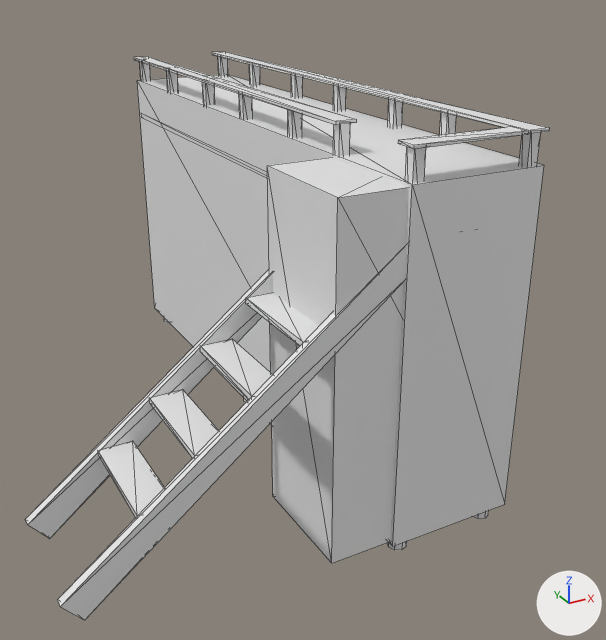
What one commit did to the glTF model models/world/Muelle1.glb.
The view is the same before and after, from a 50 mm lens placed at (-5.9, -11.11, 4.44), pointed at (-0.58, -1.45, -0.39). The axes (+X, +Y, +Z) are drawn at lower right. The lights are the same throughout. Mesh edges are drawn as thin lines. Where no turn or scale is listed for an object, it has been applied to the vertices. Vertices at the same position are counted once.

Before the edit, the objects in view are built like this:
```python
me_cube_018 = bpy.data.meshes.new('Cube.018')
me_cube_018.from_pydata(...)  # a box spanning x -0.89..0.89, y -4.31..4.31, z -2.27..2.27
me_cube_019 = bpy.data.meshes.new('Cube.019')
me_cube_019.from_pydata(...)  # a box spanning x -1.0..1.0, y -1.0..1.0, z -1.0..1.0
me_cylinder_005 = bpy.data.meshes.new('Cylinder.005')
me_cylinder_005.from_pydata(...)  # 160 vertices, 160 faces; spans x 0.28..1.86, y -8.25..0.12, z -2.18..1.93
ob_muelle1_b_boxcollider = bpy.data.objects.new('Muelle1_b_boxcollider', me_cube_019)
ob_muelle1_b_boxcollider.location = (-0.44, -3.48, 0.0)
ob_muelle1_b_boxcollider.scale = (1.3, 0.77, 2.23)
ob_muelle1_boxcollider = bpy.data.objects.new('Muelle1_boxcollider', me_cube_018)
ob_muelle1_boxcollider.location = (0.0, 0.0, 0.0)
ob_muellepole_obj = bpy.data.objects.new('MuellePole_obj', me_cylinder_005)
ob_muellepole_obj.location = (-1.07, 4.05, -0.3)
# also in view: 'Muelle1_obj' at (-1.99, 0.01, 0.46)
```
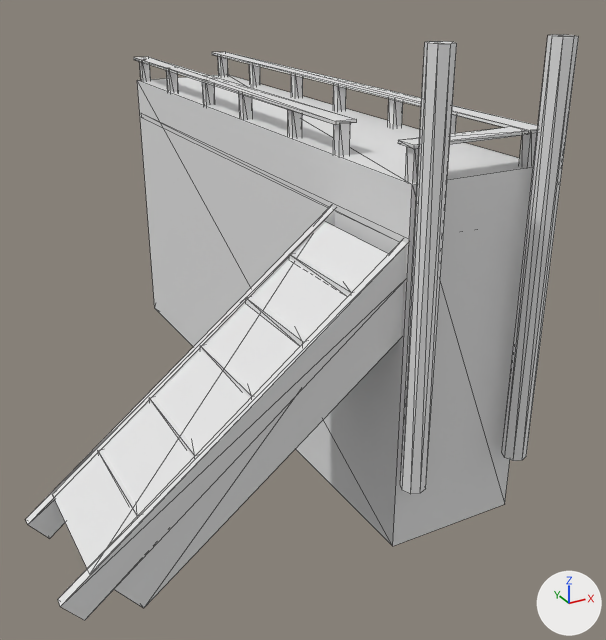
Pixel boxes [x1, y1, x2, y2] of what changed, in the pictures (606 x 640 px):
'Muelle1_b_boxcollider', moved, turned, rescaled
    before: [267, 158, 409, 563]
    after: [54, 222, 404, 608]
'MuellePole_obj', reshaped, moved
    before: [164, 318, 489, 550]
    after: [400, 35, 579, 494]

Patch to the scene script:
```diff
--- a/models/world/Muelle1.glb.py
+++ b/models/world/Muelle1.glb.py
@@ me_cylinder_005 @@
 # used by ob_muellepole_obj; location = (-1.07, 4.05, -0.3)
-me_cylinder_005.from_pydata(...)  # 160 vertices, 160 faces; spans x 0.28..1.86, y -8.25..0.12, z -2.18..1.93
+me_cylinder_005.from_pydata(...)  # 32 vertices, 44 faces; spans x -0.43..1.38, y -0.19..0.15, z -0.88..4.09
+# me_cylinder_005 part 1: the whole mesh is rebuilt
@@ ob_muelle1_b_boxcollider @@
 ob_muelle1_b_boxcollider = bpy.data.objects.new('Muelle1_b_boxcollider', me_cube_019)
-ob_muelle1_b_boxcollider.location = (-0.44, -3.48, 0.0)
-ob_muelle1_b_boxcollider.scale = (1.3, 0.77, 2.23)
+ob_muelle1_b_boxcollider.location = (-2.53, -3.48, -0.2)
+ob_muelle1_b_boxcollider.rotation_euler = (0.0, 0.912, 0.0)  # degrees (0, 52, 0)
+ob_muelle1_b_boxcollider.scale = (0.417, 0.77, 2.23)
@@ ob_muellepole_obj @@
 ob_muellepole_obj = bpy.data.objects.new('MuellePole_obj', me_cylinder_005)
-ob_muellepole_obj.location = (-1.07, 4.05, -0.3)
+ob_muellepole_obj.location = (-0.51, -4.51, -0.43)
```
